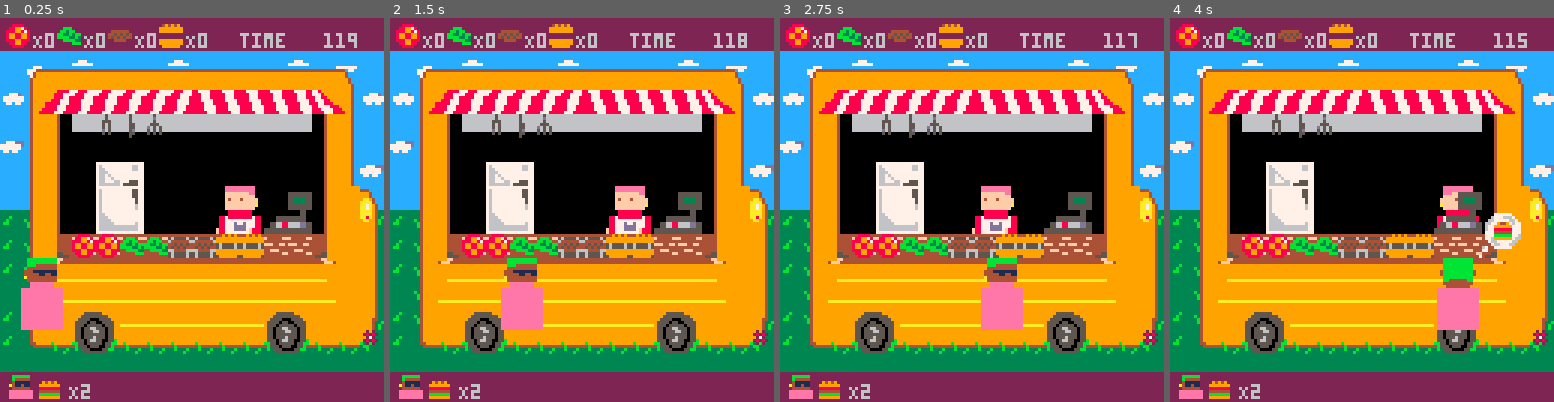
Above: before the commit, frames 1-4 (left to right).
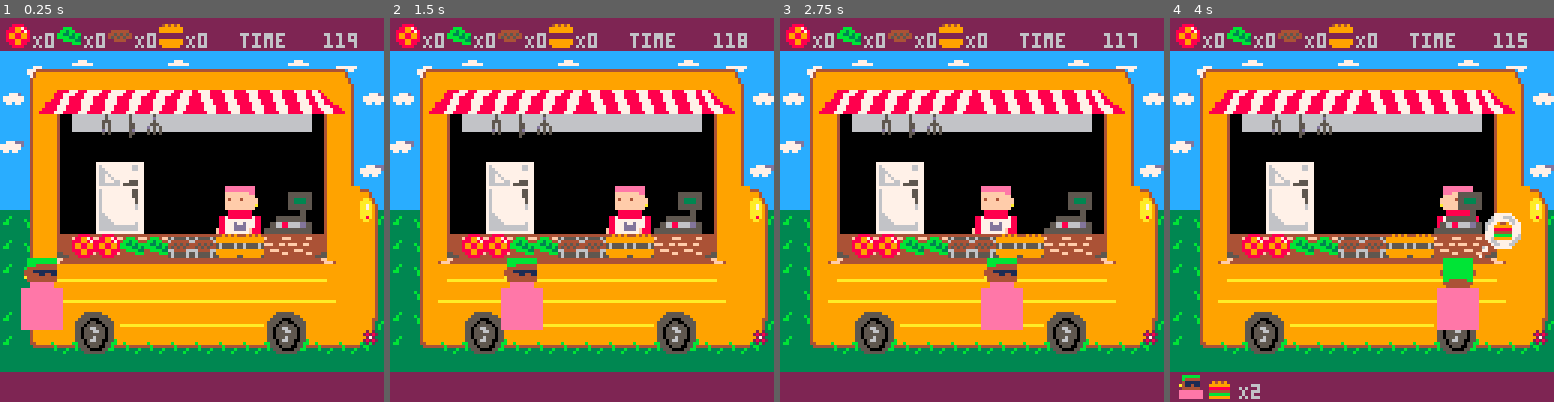
Above: after the commit, the same moments.

Repository: Agrumee/projet-collectif---pico-8-pico-resto
Game: PICO-8 cartridge PicoRestoV1.p8
The game is run twice, just before and just after one commit, with the same random seed, the same clock (stepped at 60 frames per second) and the same inputs.
Inputs:
- Up to frame 1 (0.25 s): no input
- Up to frame 2 (1.5 s): no input
- Up to frame 3 (2.75 s): hold Left 1.97-2.37 s; hold Down from 2.42 s (still down)
- Up to frame 4 (4 s): release Down at 2.82 s; hold Right 2.87-3.53 s; hold Up from 3.58 s (still down)

The runs differ from the first frame. In frame 1, 0.7% of the frame differs, in the area x 2-24%, y 92-100%; in frame 2, 0.7%; in frame 3, 0.7%; in frame 4, nothing differs.

Commit message:
commentaire du code, réorganisation du code, affichage minisprite quand le client arrive à la caisse

Diff:
--- a/PicoRestoV1.p8
+++ b/PicoRestoV1.p8
@@ -49,6 +50,7 @@
     }
 end
 
+--mouvements basiques
 function chef_movement()
     newx = chef.x
     newy = chef.y
@@ -115,6 +117,9 @@
     spr(chef.sprite, chef.x*8, chef.y*8, 2, 2)
 end
 
+--assemblage du burger par
+--rapport a la demande du
+--client
 function update_assemblage()
 				if (chef.tomate >= burger.tomate)
 and (chef.pain >= burger.pain)
@@ -123,6 +128,9 @@
 and (chef.x == 11)
 and (btnp(⬇️))
 then
+--quand assemblage = commande
+--client faire apparaitre le
+--burger shiny
 burger.finishsprite = 59
 chef.tomate -= burger.tomate
 chef.steak -= burger.steak
@@ -154,7 +162,8 @@
     return fget(sprite, flag)
 end
 
-
+--permet de faire passer le
+--chef derriere la caisse
 function draw_caisse()
  flag1=100
  spr(102,88,56,2,2)
@@ -193,6 +202,9 @@
 -->8
 --inventaire
 
+--permet de mettre une limite au
+--nombre d'ingredients qu'on
+--prendre
 function draw_ingredient()
  spr(50,2,2)
  print("X" .. min(chef.tomate,9),11,5)
@@ -220,25 +232,30 @@
 	end
 end
 
+--permet d'eviter les
+--secondes dans le timer
 function draw_timer()
 	local timer_formate = flr(timer)
  print("time   " .. timer_formate,80,5)
 end
 
+
 function draw_gameover()
 	if flr(timer) == 0 then
 	cls()
- print("times up",50,40)
+ spr(6,38,60,6,2)
  end
 end
 
 -->8
 --gameplay client
+
+--initialisation des clients
 function list_clients()
 	clients={
-	196,
-	200,
-	204
+	'le parrain',
+	'zoro',
+	'thelma'
 	}
 end
 
@@ -247,6 +264,8 @@
 	x=0,
 	y=10,
 	order=ceil(rnd(4))
+	--ceil permet d'enlever les
+	--chiffres decimaux
 	}
 end
 
@@ -255,15 +274,39 @@
 end
 
 
+--permet de faire apparaitre un
+--client aleatoire
+function client_aleatoire()
+	aleatoire=rnd(clients)
+		if aleatoire == 'le parrain' then
+		sprite=196
+		minisprite=36
+		spritedos=198
+
+		else if aleatoire == 'zoro' then
+		sprite=200
+		minisprite = 37
+		spritedos=202
+
+		else if aleatoire == 'thelma' then
+		sprite=204
+		minisprite=38
+		spritedos=206
+
+	end
+	end
+	end
+end
+
+--gere les mouvements du client
 function client_move()
 	client.x+=0.1
-	affichage_client=aleatoire
+	affichage_client=sprite
 		if check_flag(1,client.x,client.y)
 		then
 		client.x=11
 		affichage_client=spritedos
 		spr(4,8,70,2,2)
-		order = client.order
 	end
 
 		if chef.burger == client.order
@@ -275,34 +318,7 @@
 	end
 end
 
-function draw_order()
-		spr(39,13,119)
-		spr(minisprite,3,119)
-		print("X"..client.order,23,122)
-	end
-
-
-function client_aleatoire()
-	aleatoire=rnd(clients)
-		if aleatoire == 196 then
-		sprite=196
-		minisprite=36
-		spritedos=198
-
-		else if aleatoire == 200 then
-		sprite=200
-		minisprite = 37
-		spritedos=202
-
-		else if aleatoire == 204 then
-		sprite=204
-		minisprite=38
-		spritedos=206
-
-	end
-	end
-	end
-end
+
 
 -->8
 --burger order
@@ -322,6 +338,9 @@
 	spr(burger.sprite,103,64,2,2)
 end
 
+--faire apparaitre la commande
+--du client lorsqu'il
+--s'arrete a la caisse
 function update_burger()
 	if client.x == 11
 	then burger.sprite=4
@@ -329,11 +348,22 @@
 end
 end
 
+--fait apparaitre le nombre de
+--burgers commande par le client
+--en bas de l'ecran
+function draw_order()
+if client.x==11
+then
+		spr(39,13,119)
+		spr(minisprite,3,119)
+		print("X"..client.order,23,122)
+	end
+end
 __gfx__
-77777777777777777777777777777777000000000000000000000000000000000000000000000000000000000000000000000000000000000000000000000000
-76777777777766777677777777776677000007777770000000000000000000000000000000000000000000000000000000000000000000000000000000000000
-76677777777766777667777777776677000067776667000000777777077077000770777700077777070770770777770000000000000000000000000000000000
-76667777777777777666777777777777000667777766700000777777077077707770777700077777070770770777770000000000000000000000000000000000
+77777777777777777777777777777777000000000000000000000000000000000000000007000000000000000000000000000000000000000000000000000000
+76777777777766777677777777776677000007777770000000000000000000000000000007000000000000000000000000000000000000000000000000000000
+76677777777766777667777777776677000067776667000000777777077077000770777700077777000770770777770000000000000000000000000000000000
+76667777777777777666777777777777000667777766700000777777077077707770777700077777000770770777770000000000000000000000000000000000
 76676777777777777667677777777777006677944976770000007700077077777770770007700000000770770770007700000000000000000000000000000000
 76677677777777777667767777777777006779999997770000007700077077070770770007700000000770770770007700000000000000000000000000000000
 76677766777555777667776677755577006778888887770000007700077077000770770007700000000770770777770000000000000000000000000000000000
